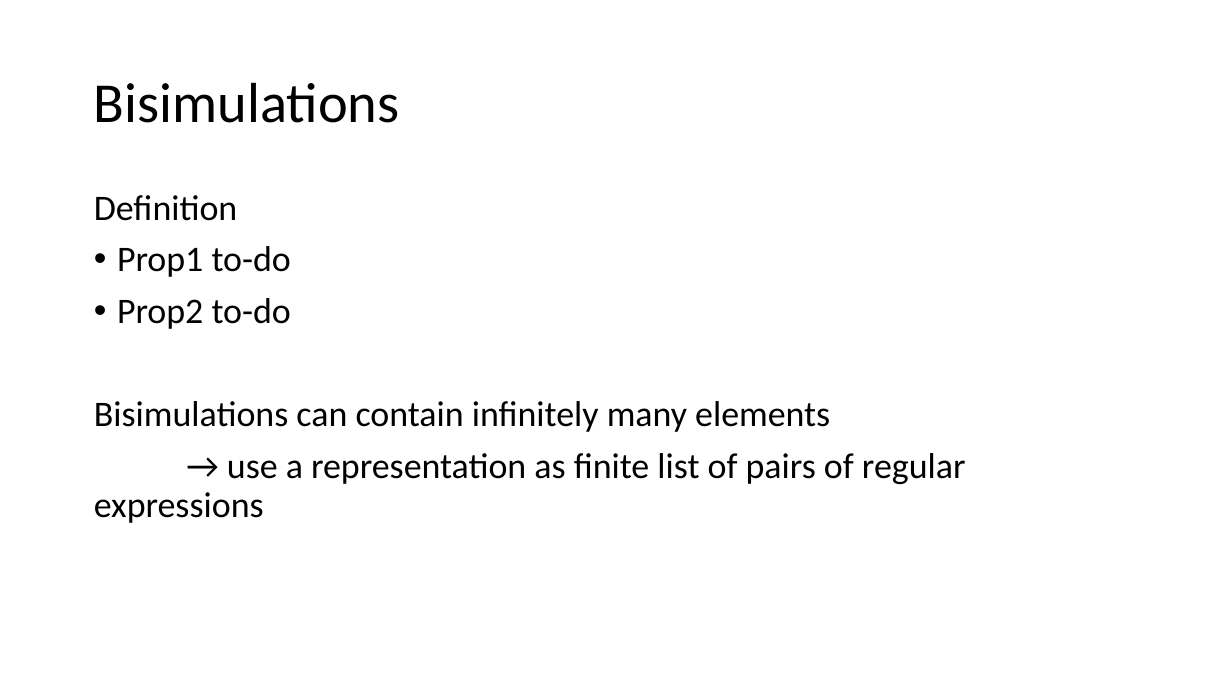
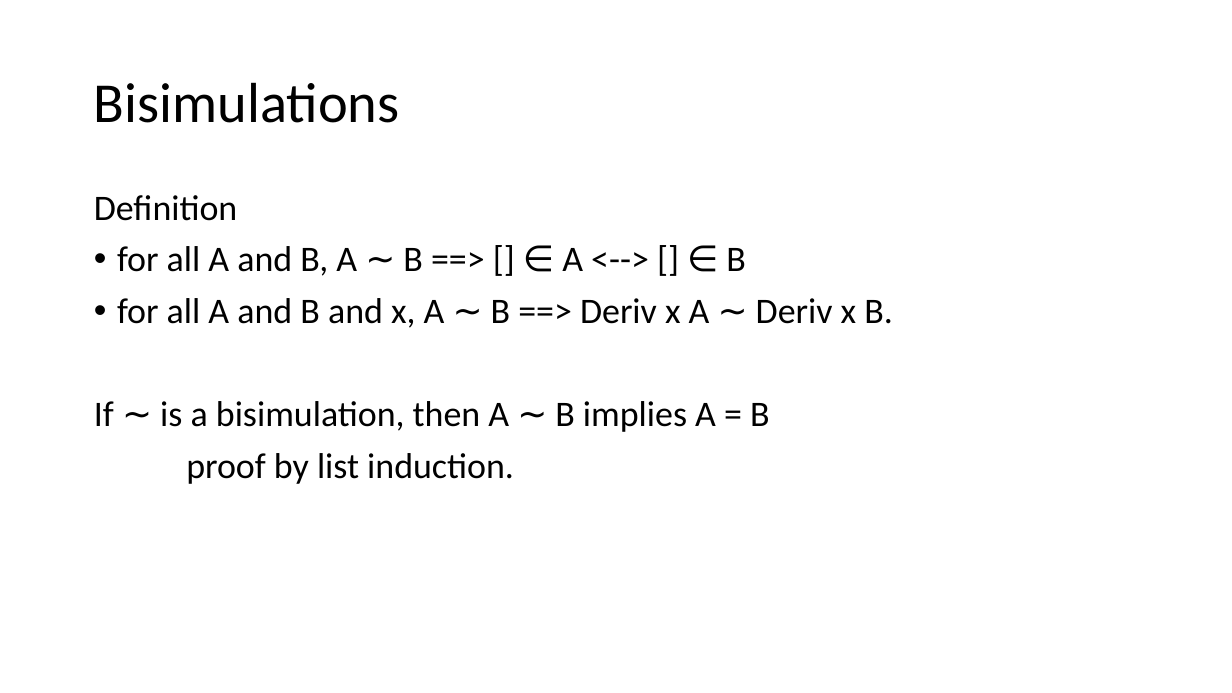
Before and after one commit to Helli/fds_seminar, a slide deck: slide 5 of slides.pptx. Drawn at 1232x693 pixels with LibreOffice and Linux fonts; fonts in the diff are those of the drawing. Boxes give left, top, right and bottom in pixels: in the first picture for what was removed or moved away, otherwise in the second. Text is boxed around its words. In the diff, an @@ line names an element or a change of style, - is before the commit and + after.

```diff
--- a/slides.pptx
+++ b/slides.pptx
@@ text at [94,246,893,484]: text changed @@
-• Prop1 to-do
-• Prop2 to-do
-Bisimulations can contain infinitely many elements
-→ use a representation as finite list of pairs of regular expressions
+• for all A and B, A ∼ B ==> [] ∈ A <--> [] ∈ B
+• for all A and B and x, A ∼ B ==> Deriv x A ∼ Deriv x B.
+If ∼ is a bisimulation, then A ∼ B implies A = B
+proof by list induction.
```
Also in this commit, not shown: 1 other slide changed, 2 slides added, 1 slide removed, 1 other file.
